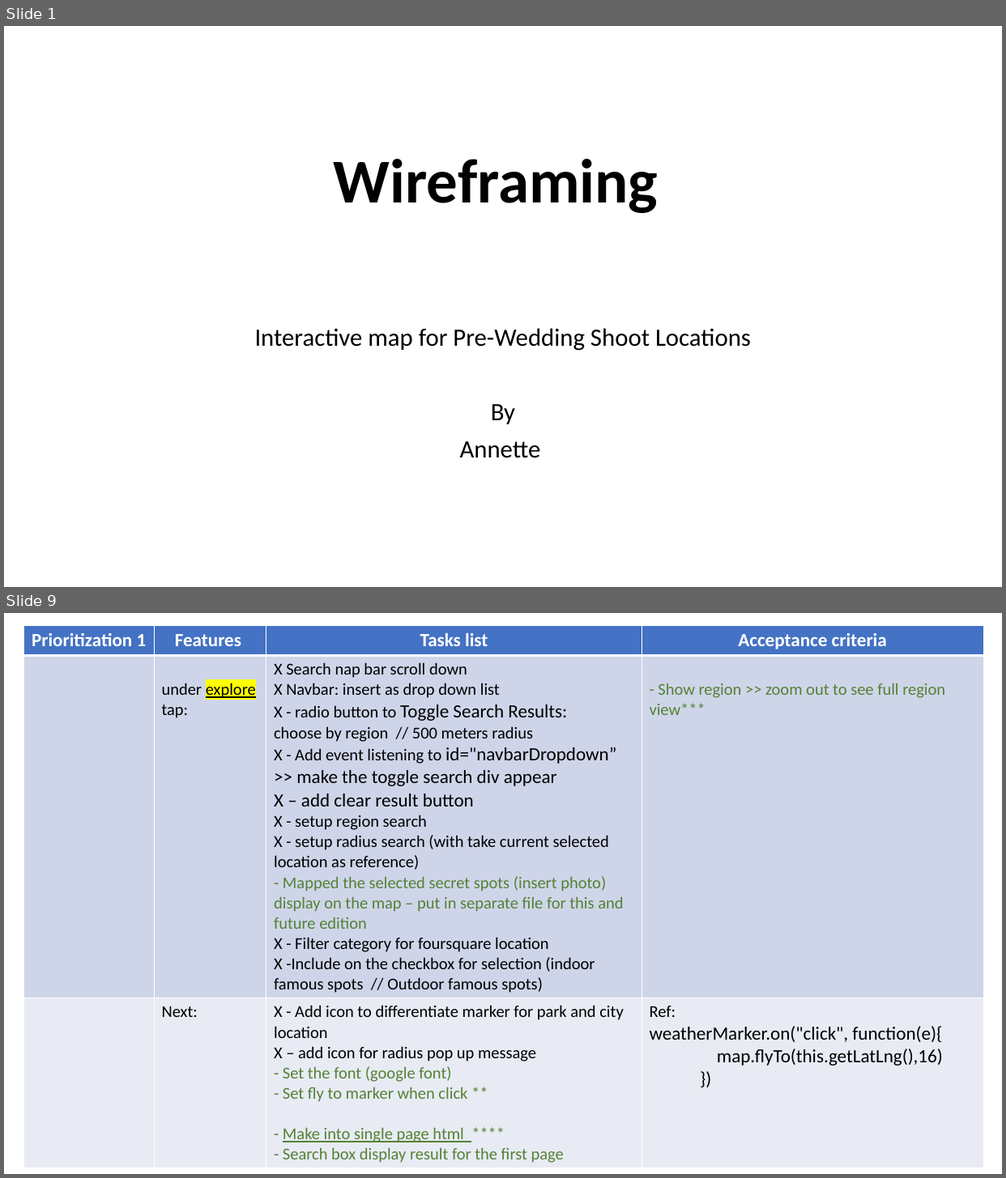
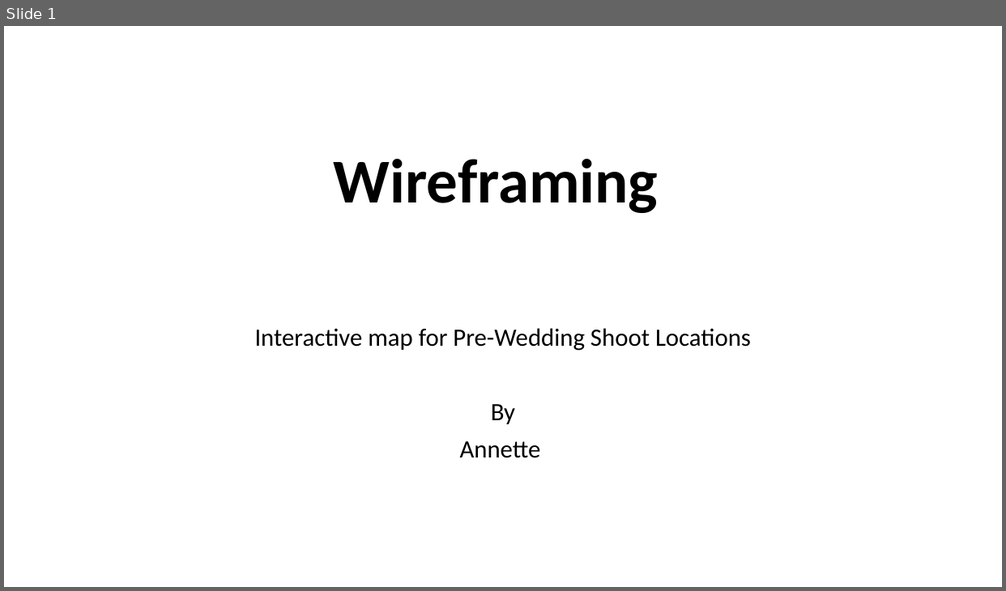
Before and after one commit to annette-p/pre-wedding-photoshoot-locations, a slide deck: wireframe.pptx. Shown one above the other, each under a label of ours: slides 1 and 9 before the commit, slide 1 after it; the slides between them are not shown. The pictures are 1006x1178 and 1006x591 pixels, drawn with LibreOffice and Linux fonts; fonts in the diff are those of the drawing. Boxes give left, top, right and bottom in pixels: in the first picture for what was removed or moved away, otherwise in the second. Text is boxed around its words. In the diff, an @@ line names an element or a change of style, - is before the commit and + after.

```diff
--- a/wireframe.pptx
+++ b/wireframe.pptx
@@ slide 9 removed at (x1=4, y1=613, x2=1002, y2=1174), background #FFFFFF @@
@@ table removed at (x1=23, y1=625, x2=984, y2=1166), 3 rows, 4 columns @@
-Prioritization 1 | Features | Tasks list | Acceptance criteria
- | under explore tap: | X Search nap bar scroll down / X Navbar: insert as drop down list / X - radio button to Toggle Search Results: / choose by region // 500 meters radius / X - Add event listening to id="navbarDropdown” >> make the toggle search div appear / X – add clear result button / X - setup region search / X - setup radius search (with take current selected location as reference) / - Mapped the selected secret spots (insert photo) display on the map – put in separate file for this and future edition / X - Filter category for foursquare location / X -Include on the checkbox for selection (indoor famous spots // Outdoor famous spots) | - Show region >> zoom out to see full region view***
- | Next: | X - Add icon to differentiate marker for park and city location / X – add icon for radius pop up message / - Set the font (google font) / - Set fly to marker when click ** / - Make into single page html **** / - Search box display result for the first page | Ref: / weatherMarker.on("click", function(e){ / map.flyTo(this.getLatLng(),16) / })
```
Also in this commit, not shown: 3 slides changed, 1 slide added, 9 other slides removed, 42 other files.
